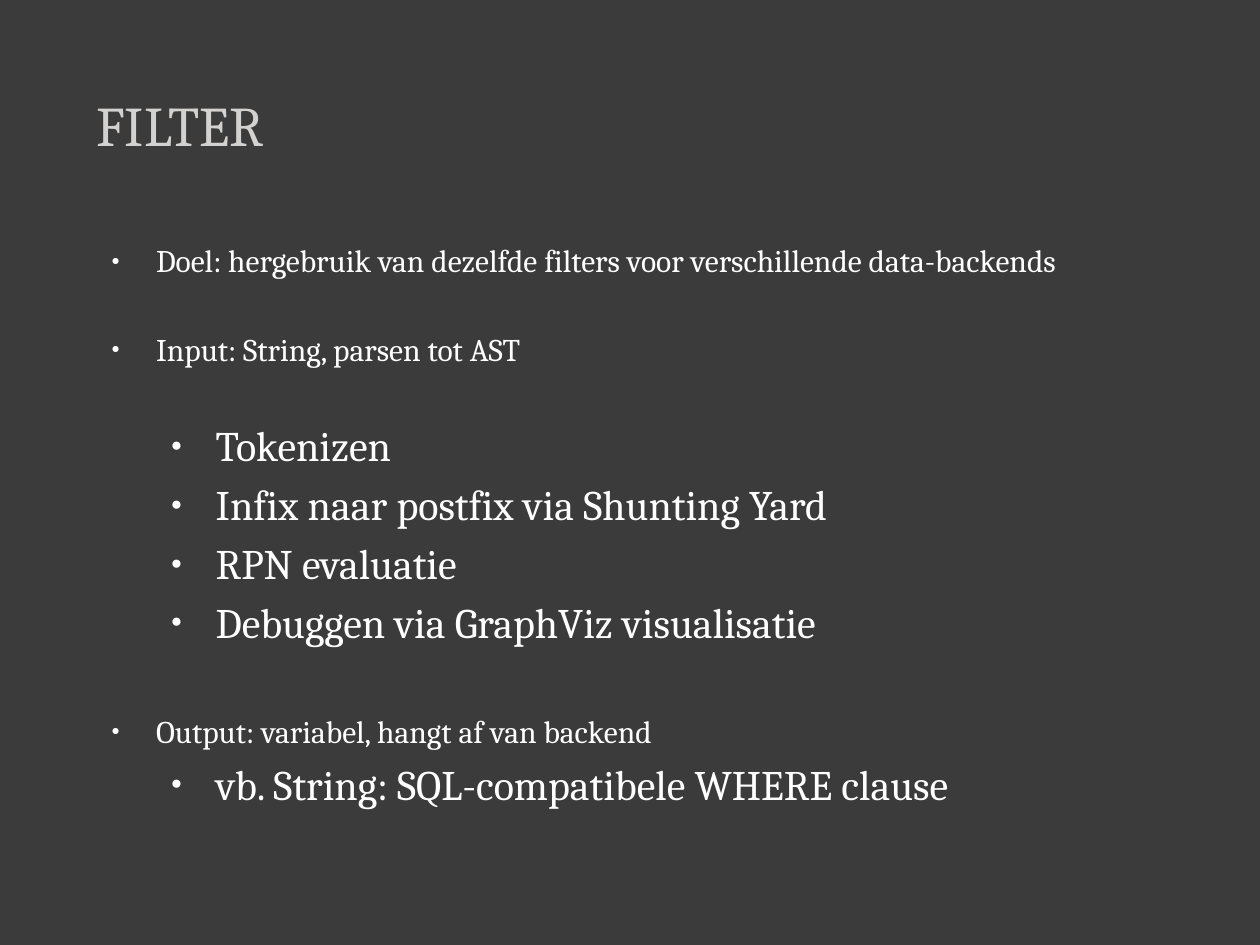
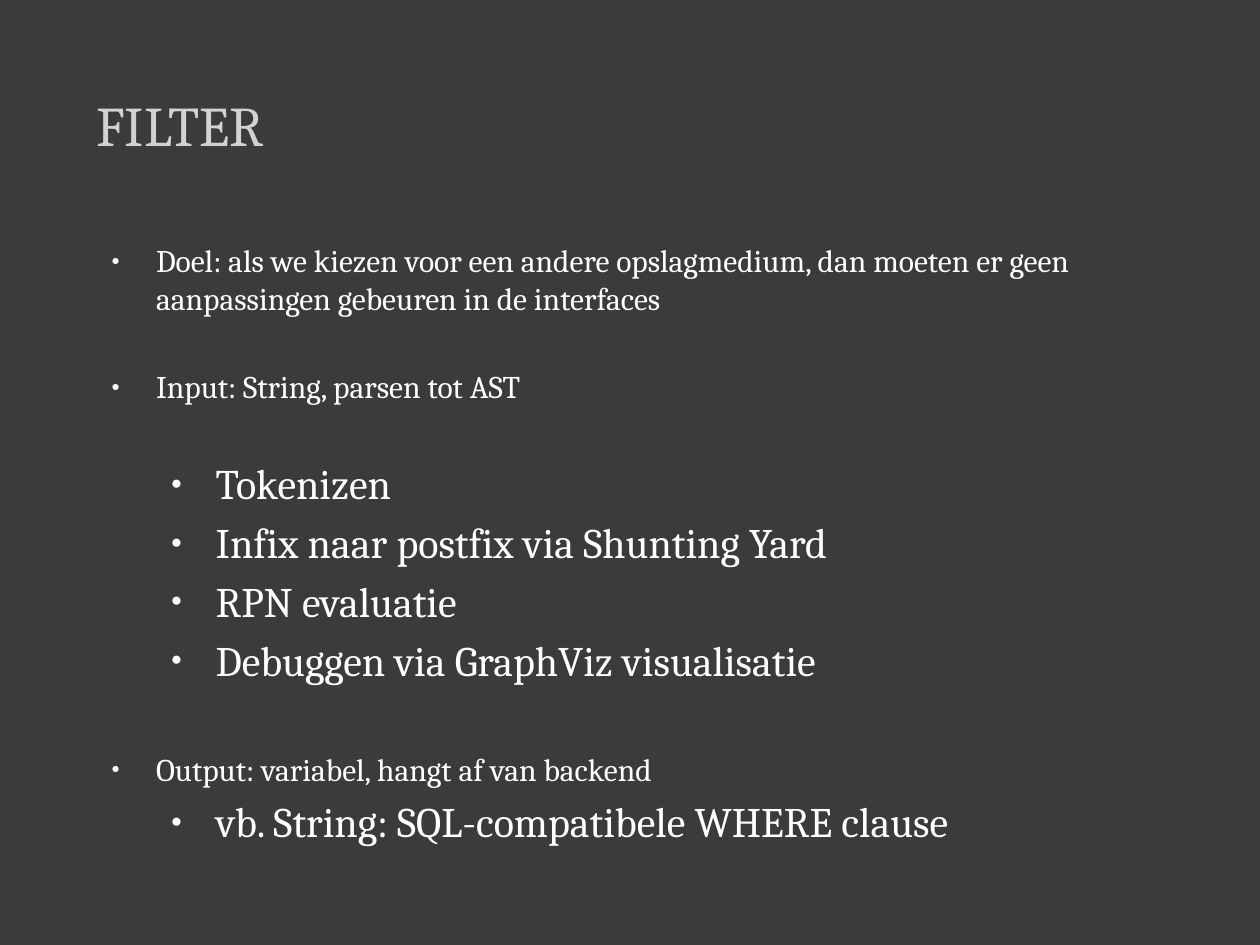
Before and after one commit to maleadt/stockplay, a slide deck: slide 15 of demo/Presentatie.pptx. Drawn at 1260x945 pixels with LibreOffice and Linux fonts; fonts in the diff are those of the drawing. Boxes give left, top, right and bottom in pixels: in the first picture for what was removed or moved away, otherwise in the second. Text is boxed around its words. In the diff, an @@ line names an element or a change of style, - is before the commit and + after.

```diff
--- a/demo/Presentatie.pptx
+++ b/demo/Presentatie.pptx
@@ text at [156,250,1070,317]: text changed @@
-● Doel: hergebruik van dezelfde filters voor verschillende data-backends
+● Doel: als we kiezen voor een andere opslagmedium, dan moeten er geen aanpassingen gebeuren in de interfaces
```
Also in this commit, not shown: 1 other slide changed, 1 slide added.
